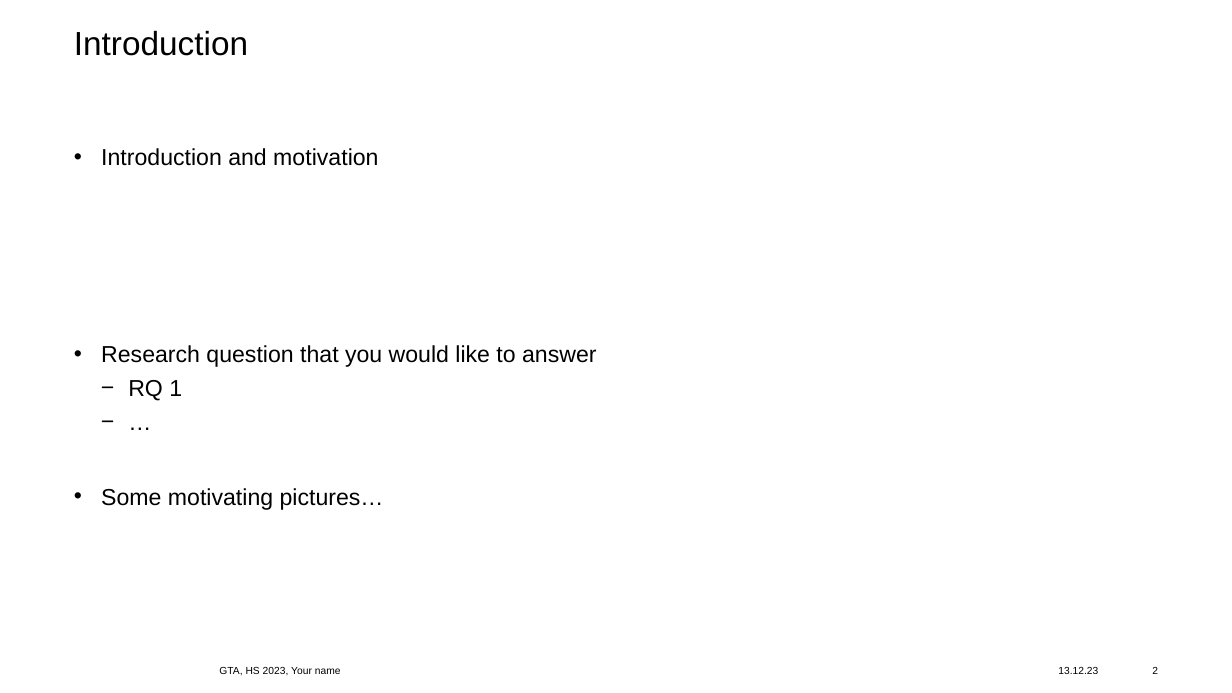
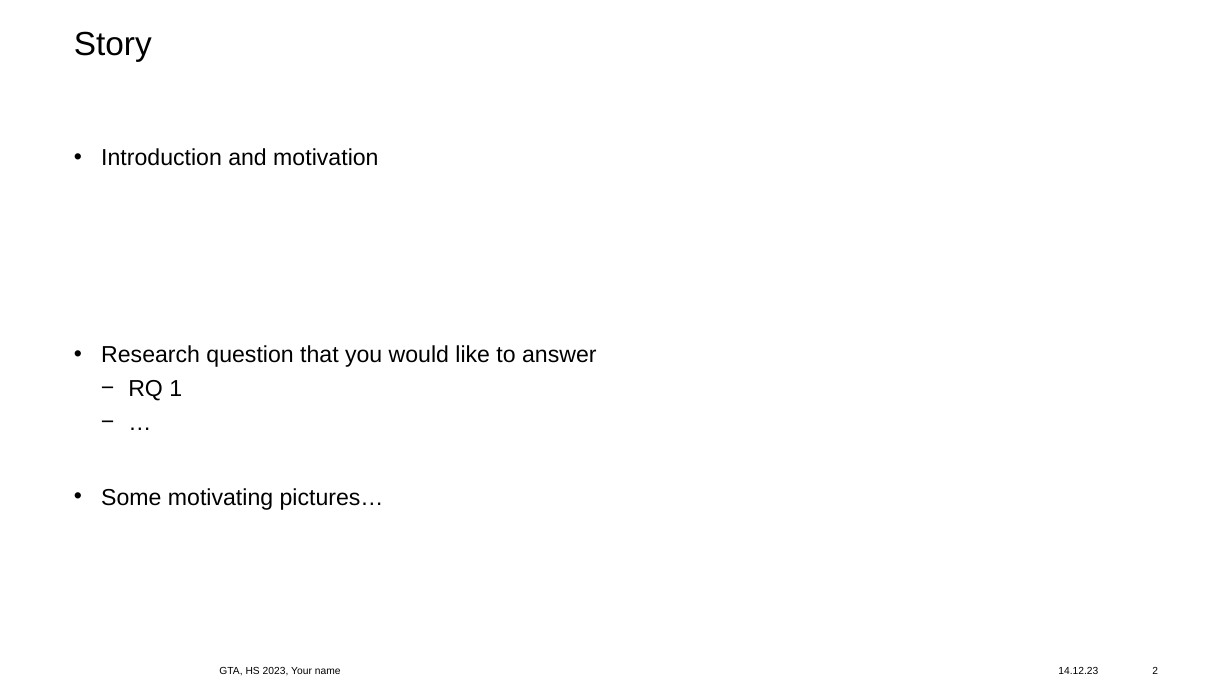
Before and after one commit to blc460/GTA8, a slide deck: slide 2 of final-presentation-GTA8.pptx. Drawn at 1232x693 pixels with LibreOffice and Linux fonts; fonts in the diff are those of the drawing; background and template pictures are left out. Boxes give left, top, right and bottom in pixels: in the first picture for what was removed or moved away, otherwise in the second. Text is boxed around its words. In the diff, an @@ line names an element or a change of style, - is before the commit and + after.

```diff
--- a/final-presentation-GTA8.pptx
+++ b/final-presentation-GTA8.pptx
@@ title at bbox=[74, 31, 152, 61]: text changed @@
-Introduction
+Story
@@ text at bbox=[1058, 667, 1098, 674]: text changed @@
-13.12.23
+14.12.23
```
Also in this commit, not shown: 1 other slide changed, 2 slides removed, 1 other file.
